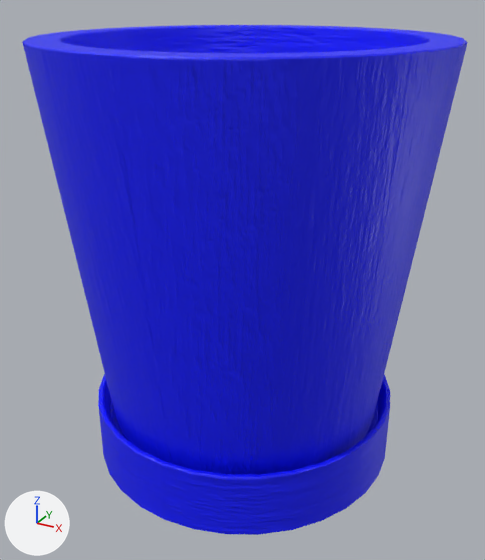
The FBX model ZTGKEngine/res/models/zagadka_kwiaty/donica_niebieska.fbx, before and after one commit.
Rendered twice from a 50 mm camera at (-10.065, -8.053, 2.018) aimed at (-11.188, -6.011, 0.997). Lighting does not change. The marker at lower left points along +X, +Y and +Z. Where no turn or scale is listed for an object, it has been applied to the vertices.

Names of what the first picture shows: 'donica.004'.
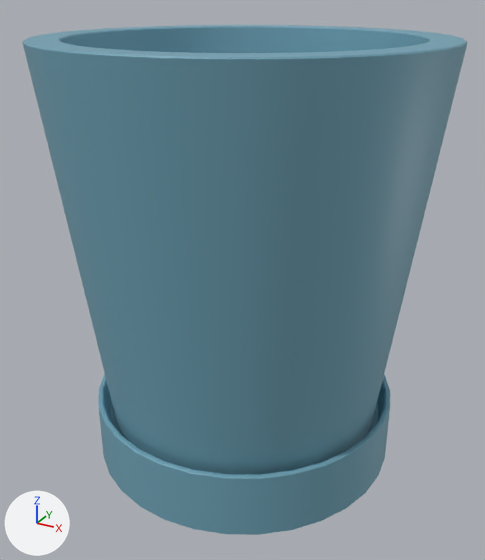
The newer file is also turned or shifted as a whole; pictures and numbers use the older file's frame.

Edits to the bpy script that builds the scene:
```text
Add img_paski_doniczkowe_niebieskie_normal_png:
    img_paski_doniczkowe_niebieskie_normal_png = load_image('paski_doniczkowe_niebieskie_Normal.png', '_unpacked/paski_doniczkowe_niebieskie_Normal.png', 1024, 1024, 'Non-Color')
Add img_paski_doniczkowe_niebieskie_metallic_png:
    img_paski_doniczkowe_niebieskie_metallic_png = load_image('paski_doniczkowe_niebieskie_Metallic.png', '_unpacked/paski_doniczkowe_niebieskie_Metallic.png', 1024, 1024, 'Non-Color')
Add img_paski_doniczkowe_niebieskie_base_color_png:
    img_paski_doniczkowe_niebieskie_base_color_png = load_image('paski_doniczkowe_niebieskie_Base_color.png', '_unpacked/paski_doniczkowe_niebieskie_Base_color.png', 1024, 1024, 'sRGB')
Add mat_paski_doniczkowe_niebieskie:
    mat_paski_doniczkowe_niebieskie = bpy.data.materials.new('paski_doniczkowe_niebieskie')
    # uses the picture img_paski_doniczkowe_niebieskie_base_color_png
    # uses the picture img_paski_doniczkowe_niebieskie_metallic_png
    # uses the picture img_paski_doniczkowe_niebieskie_normal_png
Change me_cylinder_004:
    where me_cylinder_004.from_pydata(...)  # 866 vertices, 864 faces; spans x -0.7..0.7, y -0.7..0.7, z -0.91..0.7
    remove me_cylinder_004.materials.append(mat_don_nieb)
    add me_cylinder_004.materials.append(mat_paski_doniczkowe_niebieskie)
```

What differs and where, as boxes (x1, y1, x2, y2) in the pictures (485 x 560 px):
'donica.004', recoloured (blue to cyan)
    both: (22, 25, 467, 535)
